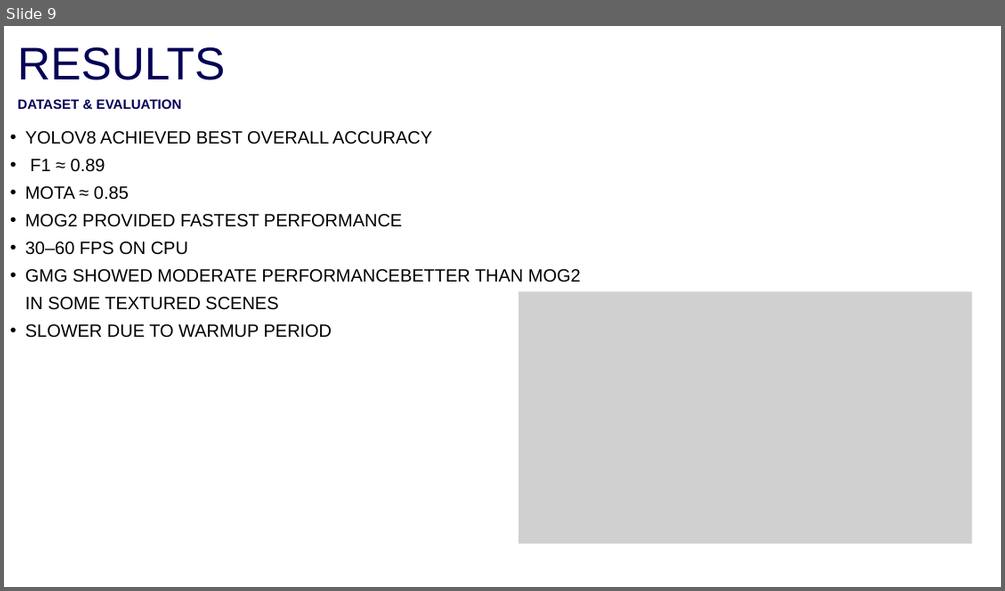
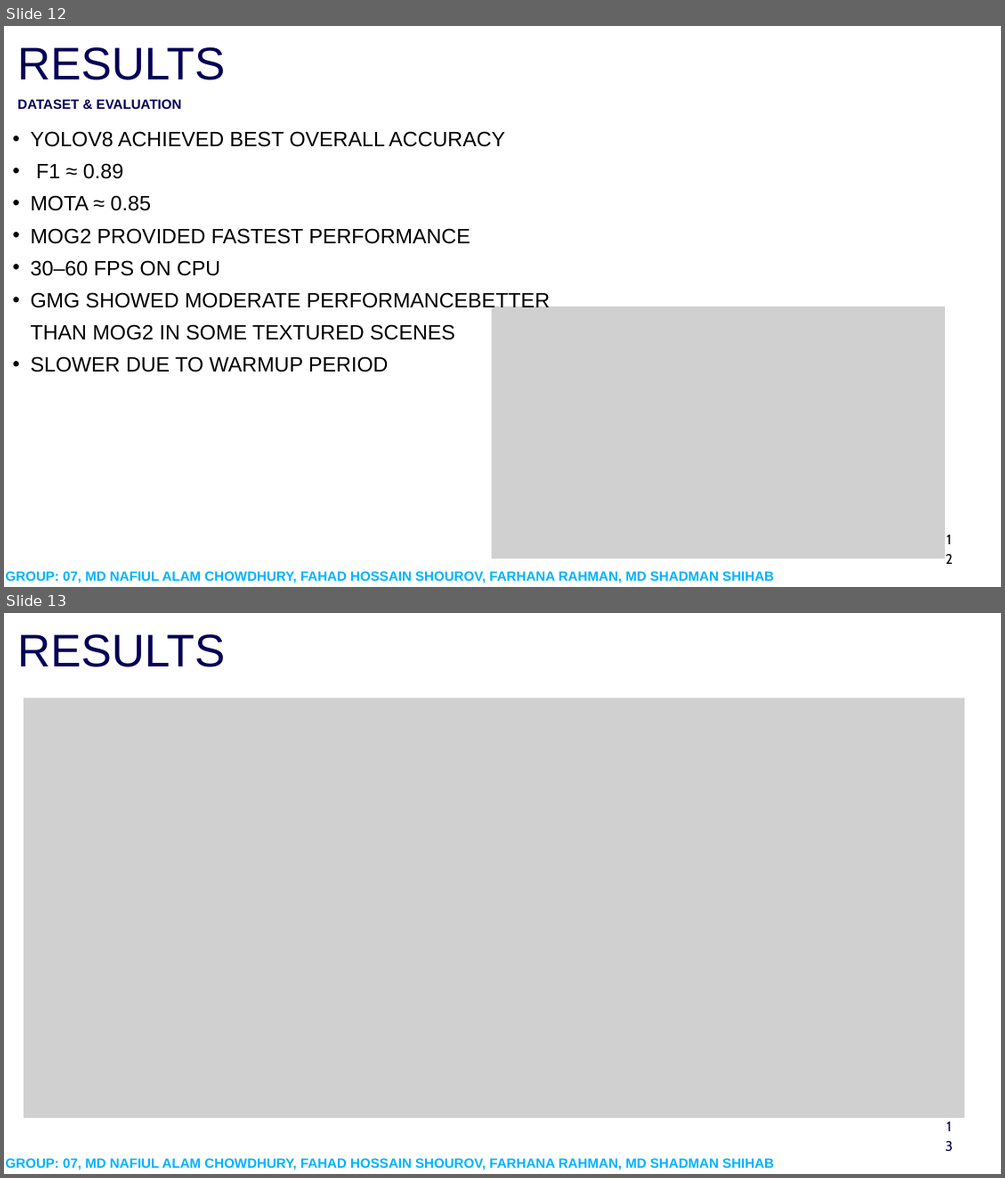
Before and after one commit to cyanide10/cse445project, a slide deck: other/445presentation.pptx. Shown one above the other, each under a label of ours: slide 9 before the commit, slides 12 and 13 after it. The pictures are 1005x591 and 1005x1178 pixels, drawn with LibreOffice and Linux fonts; fonts in the diff are those of the drawing; grey boxes stand for pictures; background and template pictures are left out. Boxes give left, top, right and bottom in pixels: in the first picture for what was removed or moved away, otherwise in the second. Text is boxed around its words. In the diff, an @@ line names an element or a change of style, - is before the commit and + after.

```diff
--- a/other/445presentation.pptx
+++ b/other/445presentation.pptx
@@ slide 13 added at [4,613,1001,1174], background picture (left out) @@
@@ text added at [17,634,225,667], 66.1 pt, text #050056 @@
+RESULTS
@@ picture added at [24,698,964,1118] @@
@@ text added at [945,1115,954,1126], 20 pt, text #050056 @@
+13
@@ text added at [6,1158,774,1170], 19.4 pt, text gradient #00B3FF to #3A459B, bold @@
+GROUP: 07, MD NAFIUL ALAM CHOWDHURY, FAHAD HOSSAIN SHOUROV, FARHANA RAHMAN, MD SHADMAN SHIHAB
@@ what was slide 9 is now slide 12 @@
@@ slide 12 changed as well @@
@@ text "YOLOV8 ACHIEVED BEST OVERALL ACCURACY" at [31,131,550,372]: size 25.6 to 30 pt; indent changed; line spacing 39.8pt to 46.5pt @@
@@ picture: place and size @@
-picture at [518,291,971,543]
+picture at [492,306,945,558]
@@ text added at [945,528,954,539], 20 pt, text #000000 @@
+12
@@ text added at [6,571,774,583], 19.4 pt, text gradient #00B3FF to #3A459B, bold @@
+GROUP: 07, MD NAFIUL ALAM CHOWDHURY, FAHAD HOSSAIN SHOUROV, FARHANA RAHMAN, MD SHADMAN SHIHAB
```
Also in this commit, not shown: 11 other slides changed, 4 other slides added, 1 slide removed.
